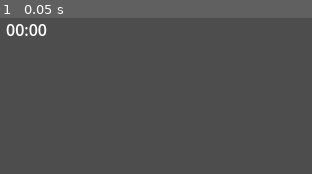
Above: before the commit, frame 1.
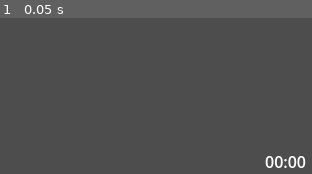
Above: after the commit, the same moment.

Repository: StickyBeacon/chasebox
Game: Godot game, scene res://spaces/arena.tscn
Same seed, same stepped clock (60 frames per second), same inputs: the game is played once before the commit and once after it. The engine's default icon, where the game draws it, is replaced by a stand-in: a white triangle on a blue panel in a dark square.
Inputs:
- Up to frame 1 (0.05 s): no input

The runs differ from the first frame. In frame 1, 1.1% of the frame differs, in the area x 1-99%, y 3-97%.

Commit message:
Feat/EenPaarSounds

Diff:
--- /dev/null
+++ b/default_bus_layout.tres
@@ -0,0 +1,15 @@
+[gd_resource type="AudioBusLayout" format=3 uid="uid://c7k3y04xt38g"]
+
+[resource]
+bus/1/name = &"SoundEffects"
+bus/1/solo = false
+bus/1/mute = false
+bus/1/bypass_fx = false
+bus/1/volume_db = 0.0
+bus/1/send = &"Master"
+bus/2/name = &"Music"
+bus/2/solo = false
+bus/2/mute = false
+bus/2/bypass_fx = false
+bus/2/volume_db = 0.0
+bus/2/send = &"Master"
--- a/player/animation_manager.gd
+++ b/player/animation_manager.gd
@@ -37,6 +37,7 @@
 
 	if player.is_on_floor():
 		if previous_state == "Air":
+			%LandSound.play()
 			change_to_state("Roll")
 			return
 
@@ -58,3 +59,6 @@
 	if previous_state == state: return
 	current_sprites.play(state)
 	previous_state = state
+
+	if previous_state == "Wall":
+		%WallHitSound.play()
--- a/player/player.gd
+++ b/player/player.gd
@@ -10,25 +10,25 @@
 	set(value):
 		match(value):
 			1:
+				%JumpSound.pitch_scale = .9
 				%AnimationManager.current_sprites = %WaveSprites
 				%WaveSprites.modulate = Color(1,0,0)
-				%JumpIndicator.modulate = Color(1,0,0)
-				%AimCursor.modulate = Color(1,0,0)
+				recolor_sprites(Color(1,0,0))
 			2:
+				%JumpSound.pitch_scale = 1.5
 				%AnimationManager.current_sprites = %BratSprites
 				%BratSprites.modulate = Color(0,1,0)
-				%JumpIndicator.modulate = Color(0,1,0)
-				%AimCursor.modulate = Color(0,1,0)
+				recolor_sprites(Color(0,1,0))
 			3:
+				%JumpSound.pitch_scale = 1.3
 				%AnimationManager.current_sprites = %QueenSprites
 				%QueenSprites.modulate = Color(0,0,1)
-				%JumpIndicator.modulate = Color(0,0,1)
-				%AimCursor.modulate = Color(0,0,1)
+				recolor_sprites(Color(0,0,1))
 			4:
+				%JumpSound.pitch_scale = 0.75
 				%AnimationManager.current_sprites = %JuliettSprites
 				%JuliettSprites.modulate = Color(1,1,0)
-				%JumpIndicator.modulate = Color(1,1,0)
-				%AimCursor.modulate = Color(1,1,0)
+				recolor_sprites(Color(1,1,0))
 			_:
 				printerr("%s: value %s is not valid playerid"% [name, value])
 		player_id = value
@@ -37,7 +37,7 @@
 		team = value
 		var _is_chaser = true if value == Utils.Team.Chaser else false
 		%ChaseHitbox.set_deferred("monitoring",_is_chaser)
-		%ChaseSprite.set_deferred("visible",_is_chaser)
+		%ChaseHitbox.set_deferred("visible",_is_chaser)
 
 @export var enabled :bool = false:
 	set(value):
@@ -91,5 +91,15 @@
 	# miss ze teleporteren naar een "hell" ofzo in plaats van ze te doden?
 	# spawn wa particle effects die ze nalaten
 	print("%s: dies" % name)
+	%SawSound.play()
 	player_died.emit(player_id)
 	enabled = false
+
+
+func recolor_sprites(color):
+	%JumpIndicator.modulate = color
+	%AimCursor.modulate = color
+	%ChaseSprite.modulate = color
+	%ChaseSprite.modulate.a = .3
+	%ChaseSprite2.modulate = color
+	%ChaseSprite2.modulate.a = .03
--- a/player/player.tscn
+++ b/player/player.tscn
@@ -9,7 +9,11 @@
 [ext_resource type="Texture2D" uid="uid://8t7m5pij44ai" path="res://assets/images/Queen/Air1.png" id="5_m4uwu"]
 [ext_resource type="Texture2D" uid="uid://cd6vopmwi1kyh" path="res://assets/images/Queen/Idle2.png" id="6_4e5a3"]
 [ext_resource type="Texture2D" uid="uid://bi2aq251gc8hy" path="res://assets/images/Queen/Air2.png" id="6_41fis"]
+[ext_resource type="Texture2D" uid="uid://lkw46275p7g8" path="res://assets/images/arrow.png" id="6_rluxf"]
+[ext_resource type="Texture2D" uid="uid://c1d467ncfvcvq" path="res://assets/images/jumpPlatform.png" id="7_h4bhr"]
+[ext_resource type="Texture2D" uid="uid://bnlg07teg28eq" path="res://assets/images/wheel.png" id="8_ff2o0"]
 [ext_resource type="Texture2D" uid="uid://fdxc10t3fxvv" path="res://assets/images/Queen/Jump1.png" id="9_cwxh1"]
+[ext_resource type="Script" path="res://player/rotate_sprite.gd" id="9_keoky"]
 [ext_resource type="Texture2D" uid="uid://oudqsf0f5qlp" path="res://assets/images/Queen/Roll1.png" id="10_45m88"]
 [ext_resource type="Texture2D" uid="uid://dcoymh84li4g7" path="res://assets/images/Queen/Roll2.png" id="11_d4ave"]
 [ext_resource type="Texture2D" uid="uid://ljjgijmpxd86" path="res://assets/images/Queen/Run1.png" id="12_8bp8k"]
@@ -45,6 +49,10 @@
 [ext_resource type="Texture2D" uid="uid://bbu7bhc7siavi" path="res://assets/images/Juliett/Run1.png" id="43_4xrrg"]
 [ext_resource type="Texture2D" uid="uid://dcvxbx0n5v8mu" path="res://assets/images/Juliett/Run2.png" id="44_erfif"]
 [ext_resource type="Texture2D" uid="uid://bwprf3dvskrg" path="res://assets/images/Juliett/Wall.png" id="45_7wtsb"]
+[ext_resource type="AudioStream" uid="uid://bujopadw5biqm" path="res://assets/audio/spit.wav" id="50_mxens"]
+[ext_resource type="AudioStream" uid="uid://8k5tqgy1tpq6" path="res://assets/audio/spat.wav" id="51_saje4"]
+[ext_resource type="AudioStream" uid="uid://c5niu1r1ecsq" path="res://assets/audio/sawcut.wav" id="52_g4ct5"]
+[ext_resource type="AudioStream" uid="uid://36w1x2a153d" path="res://assets/audio/jump.wav" id="53_ge2md"]
 
 [sub_resource type="RectangleShape2D" id="RectangleShape2D_wu2jy"]
 
@@ -144,7 +152,7 @@
 }],
 "loop": false,
 "name": &"Jump",
-"speed": 5.0
+"speed": 10.0
 }, {
 "frames": [{
 "duration": 1.0,
@@ -229,7 +237,7 @@
 }],
 "loop": true,
 "name": &"Run",
-"speed": 8.0
+"speed": 10.0
 }, {
 "frames": [{
 "duration": 1.0,
@@ -281,7 +289,7 @@
 }],
 "loop": false,
 "name": &"Roll",
-"speed": 5.0
+"speed": 10.0
 }, {
 "frames": [{
 "duration": 1.0,
@@ -302,6 +310,26 @@
 "name": &"Wall",
 "speed": 5.0
 }]
+
+[sub_resource type="AudioStreamRandomizer" id="AudioStreamRandomizer_ihkps"]
+random_pitch = 1.2
+streams_count = 1
+stream_0/stream = ExtResource("50_mxens")
+
+[sub_resource type="AudioStreamRandomizer" id="AudioStreamRandomizer_qxflt"]
+random_pitch = 1.2
+streams_count = 1
+stream_0/stream = ExtResource("51_saje4")
+
+[sub_resource type="AudioStreamRandomizer" id="AudioStreamRandomizer_6fgub"]
+random_pitch = 1.2
+streams_count = 1
+stream_0/stream = ExtResource("52_g4ct5")
+
+[sub_resource type="AudioStreamRandomizer" id="AudioStreamRandomizer_oodqy"]
+random_pitch = 1.5
+streams_count = 1
+stream_0/stream = ExtResource("53_ge2md")
 
 [node name="Player" type="CharacterBody2D"]
 collision_layer = 2
@@ -343,17 +371,18 @@
 
 [node name="Sprite2D2" type="Sprite2D" parent="AimCursor"]
 z_index = 20
+texture_filter = 1
 position = Vector2(57, 0)
-scale = Vector2(0.118, 0.118)
-texture = ExtResource("1_q0tl4")
+rotation = -1.5708
+scale = Vector2(0.596476, 0.596476)
+texture = ExtResource("6_rluxf")
 
 [node name="JumpIndicator" type="Sprite2D" parent="."]
 unique_name_in_owner = true
-modulate = Color(0.708337, 0, 0.416291, 1)
-z_index = 10
-position = Vector2(2.27374e-13, 21)
-scale = Vector2(0.305745, 0.0530571)
-texture = ExtResource("1_q0tl4")
+z_index = 11
+texture_filter = 1
+position = Vector2(2.27374e-13, 29)
+texture = ExtResource("7_h4bhr")
 
 [node name="ChaseHitbox" type="Area2D" parent="."]
 unique_name_in_owner = true
@@ -361,12 +390,24 @@
 collision_mask = 2
 monitoring = false
 
+[node name="ChaseSprite2" type="Sprite2D" parent="ChaseHitbox"]
+unique_name_in_owner = true
+modulate = Color(1, 1, 1, 0.454902)
+z_index = 10
+texture_filter = 1
+scale = Vector2(2.22, 2.33532)
+texture = ExtResource("8_ff2o0")
+script = ExtResource("9_keoky")
+ROTATION_SPEED = 2
+
 [node name="ChaseSprite" type="Sprite2D" parent="ChaseHitbox"]
 unique_name_in_owner = true
-modulate = Color(0.972873, 2.11775e-06, 0.54633, 0.211765)
+modulate = Color(1, 1, 1, 0.454902)
 z_index = 10
-scale = Vector2(1.02245, 1.04867)
-texture = ExtResource("1_q0tl4")
+texture_filter = 1
+scale = Vector2(1.27737, 1.31012)
+texture = ExtResource("8_ff2o0")
+script = ExtResource("9_keoky")
 
 [node name="ChaseCollision" type="CollisionShape2D" parent="ChaseHitbox"]
 unique_name_in_owner = true
@@ -391,7 +432,7 @@
 position = Vector2(0, -17)
 scale = Vector2(1.28, 1.28)
 sprite_frames = SubResource("SpriteFrames_hm83b")
-animation = &"Wall"
+animation = &"Jump"
 autoplay = "Idle"
 
 [node name="BratSprites" type="AnimatedSprite2D" parent="."]
@@ -402,8 +443,10 @@
 position = Vector2(0, -17)
 scale = Vector2(1.28, 1.28)
 sprite_frames = SubResource("SpriteFrames_myn68")
-animation = &"Idle"
+animation = &"Run"
 autoplay = "Idle"
+frame = 1
+frame_progress = 0.650843
 
 [node name="JuliettSprites" type="AnimatedSprite2D" parent="."]
 unique_name_in_owner = true
@@ -415,6 +458,36 @@
 sprite_frames = SubResource("SpriteFrames_wwt6k")
 animation = &"Roll"
 autoplay = "Idle"
+
+[node name="Audio" type="Node" parent="."]
+
+[node name="WallHitSound" type="AudioStreamPlayer2D" parent="Audio"]
+unique_name_in_owner = true
+stream = SubResource("AudioStreamRandomizer_ihkps")
+volume_db = -10.0
+max_distance = 500.0
+bus = &"SoundEffects"
+
+[node name="LandSound" type="AudioStreamPlayer2D" parent="Audio"]
+unique_name_in_owner = true
+stream = SubResource("AudioStreamRandomizer_qxflt")
+volume_db = -10.0
+max_distance = 500.0
+bus = &"SoundEffects"
+
+[node name="SawSound" type="AudioStreamPlayer2D" parent="Audio"]
+unique_name_in_owner = true
+process_mode = 3
+stream = SubResource("AudioStreamRandomizer_6fgub")
+volume_db = -14.0
+max_distance = 500.0
+bus = &"SoundEffects"
+
+[node name="JumpSound" type="AudioStreamPlayer2D" parent="Audio"]
+unique_name_in_owner = true
+stream = SubResource("AudioStreamRandomizer_oodqy")
+volume_db = -10.0
+max_distance = 100.0
 
 [connection signal="timeout" from="Timers/JumpBufferTimer" to="." method="_on_jump_buffer_timer_timeout"]
 [connection signal="body_entered" from="ChaseHitbox" to="." method="_on_chase_hitbox_body_entered"]
--- a/player/player_movement.gd
+++ b/player/player_movement.gd
@@ -91,6 +91,7 @@
 
 
 func _activate_jump():
+	%JumpSound.play()
 	player.velocity.y = JUMP_VELOCITY
 	%AnimationManager.change_to_state("Jump")
 	_is_jump_buffered = false
--- a/player/player_shooting.gd
+++ b/player/player_shooting.gd
@@ -14,6 +14,8 @@
 
 
 func _input(event: InputEvent) -> void:
+	return #TODO verander dit als je items wilt!!!!!!!!!!!!!!!!!!
+
 	if !player.enabled: return
 	if event.is_action_pressed(_input_dict["shoot"]):
 		shoot()
--- /dev/null
+++ b/player/rotate_sprite.gd
@@ -0,0 +1,8 @@
+extends Sprite2D
+
+@export var ROTATION_SPEED = 5
+
+
+# Called every frame. 'delta' is the elapsed time since the previous frame.
+func _process(delta: float) -> void:
+	rotate(delta*ROTATION_SPEED)
--- a/spaces/arena.tscn
+++ b/spaces/arena.tscn
@@ -91,10 +91,17 @@
 
 [node name="TimeLabel" type="Label" parent="GameUI"]
 unique_name_in_owner = true
-offset_left = 41.0
-offset_top = 37.0
-offset_right = 81.0
-offset_bottom = 60.0
+anchors_preset = 8
+anchor_left = 0.5
+anchor_top = 0.5
+anchor_right = 0.5
+anchor_bottom = 0.5
+offset_left = -20.5
+offset_top = -11.5
+offset_right = 20.5
+offset_bottom = 11.5
+grow_horizontal = 2
+grow_vertical = 2
 text = "00:00"
 horizontal_alignment = 1
 vertical_alignment = 1
Not shown, added: assets/audio/jump.wav.import
Not shown, added: assets/audio/sawcut.wav.import
Not shown, added: assets/audio/spat.wav.import
Not shown, added: assets/audio/spit.wav.import
Binary file added: assets/images/arrow.png
Not shown, added: assets/images/arrow.png.import
Binary file added: assets/images/jumpPlatform.png
Not shown, added: assets/images/jumpPlatform.png.import
Binary file added: assets/images/wheel.png
Not shown, added: assets/images/wheel.png.import
Not shown: 1 places in player/player.tscn that only renumber resources
Not shown, added: assets/audio/jump.wav
(and 3 more such lines)
